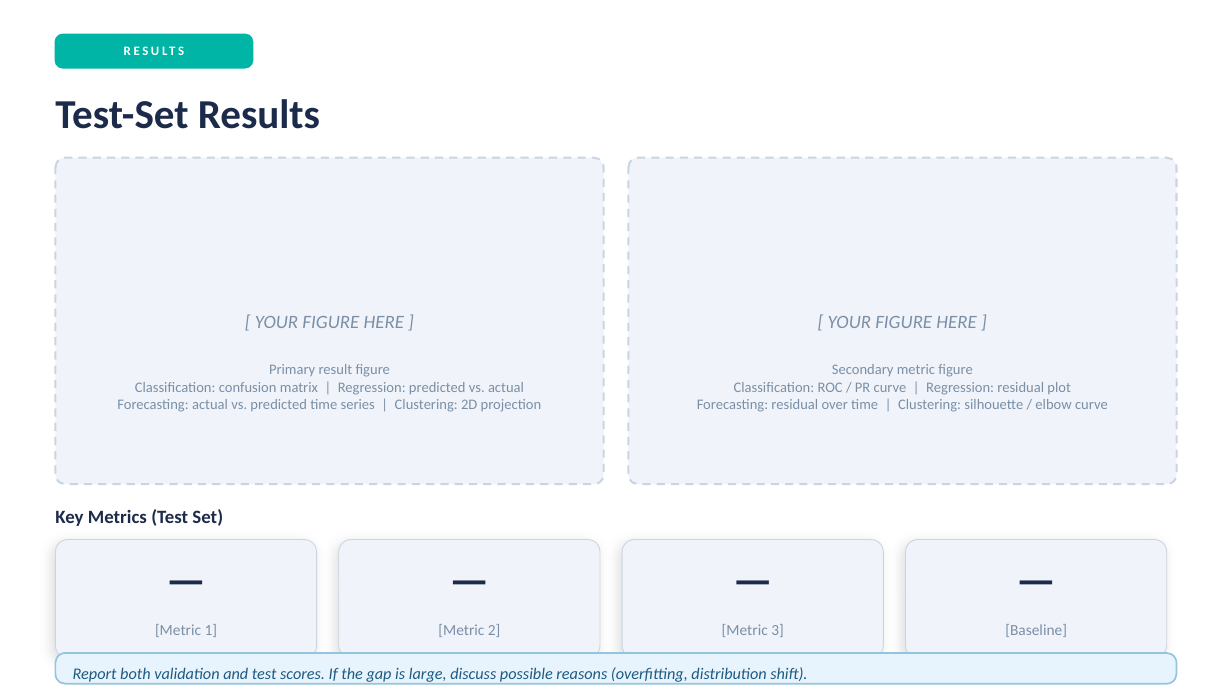
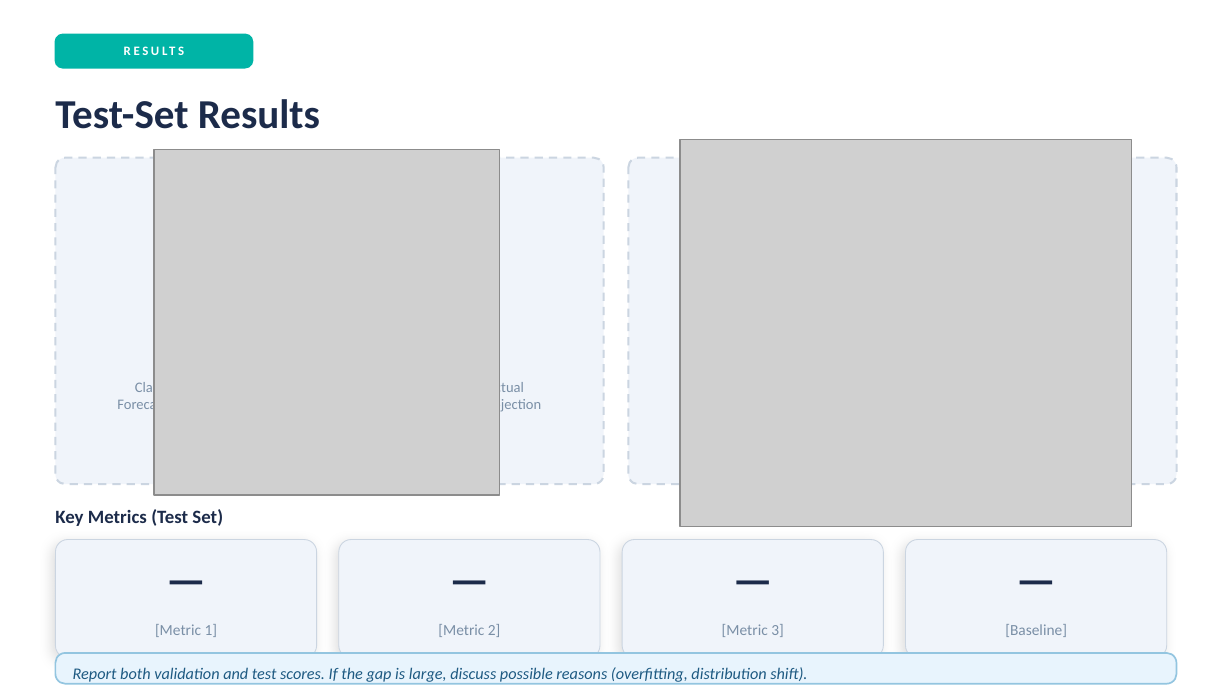
Before and after one commit to jackomazi/data-mining-and-machine-learning-project, a slide deck: slide 10 of project_presentation_template.pptx. Drawn at 1232x693 pixels with LibreOffice and Linux fonts; fonts in the diff are those of the drawing; grey boxes stand for pictures. Boxes give left, top, right and bottom in pixels: in the first picture for what was removed or moved away, otherwise in the second. Text is boxed around its words. In the diff, an @@ line names an element or a change of style, - is before the commit and + after.

```diff
--- a/project_presentation_template.pptx
+++ b/project_presentation_template.pptx
@@ picture added at (154, 149, 500, 495) @@
@@ picture added at (680, 139, 1131, 526) @@
@@ text removed at (255, 316, 404, 328) @@
-[ YOUR FIGURE HERE ]
@@ text removed at (828, 316, 976, 328) @@
-[ YOUR FIGURE HERE ]
@@ text removed at (697, 364, 1108, 412) @@
-Secondary metric figure
-Classification: ROC / PR curve | Regression: residual plot
-Forecasting: residual over time | Clustering: silhouette / elbow curve
```
Also in this commit, not shown: 2 other slides changed, 1 slide added, 1 slide removed, 4 other files.
